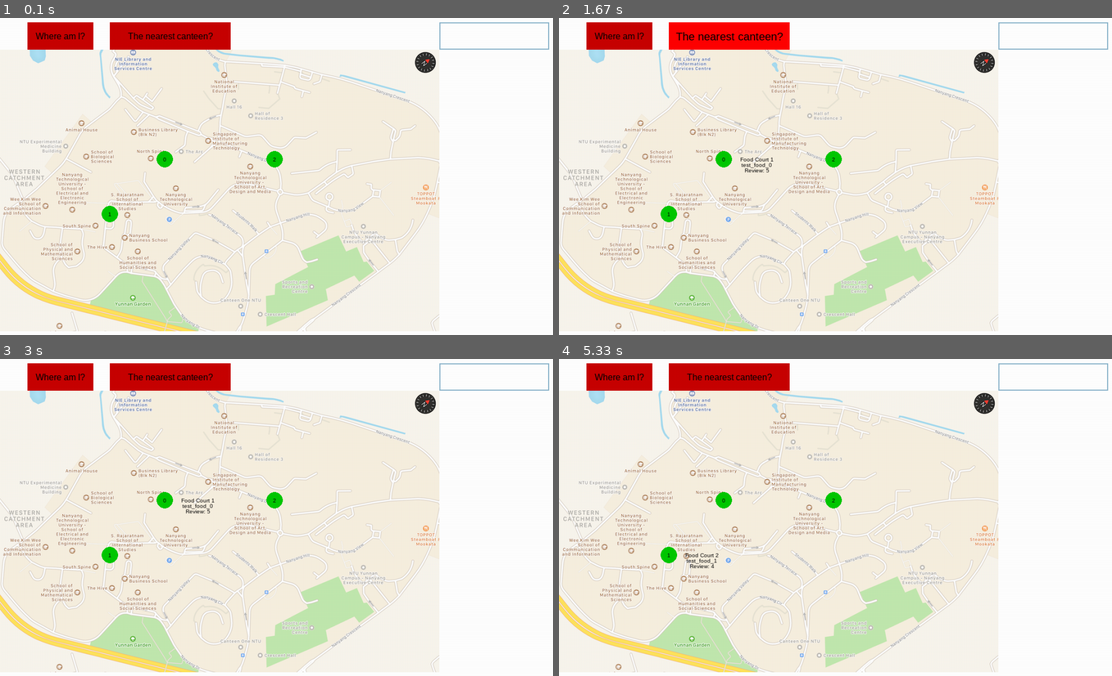
Above: before the commit, frames 1-4 (two rows, left to right).
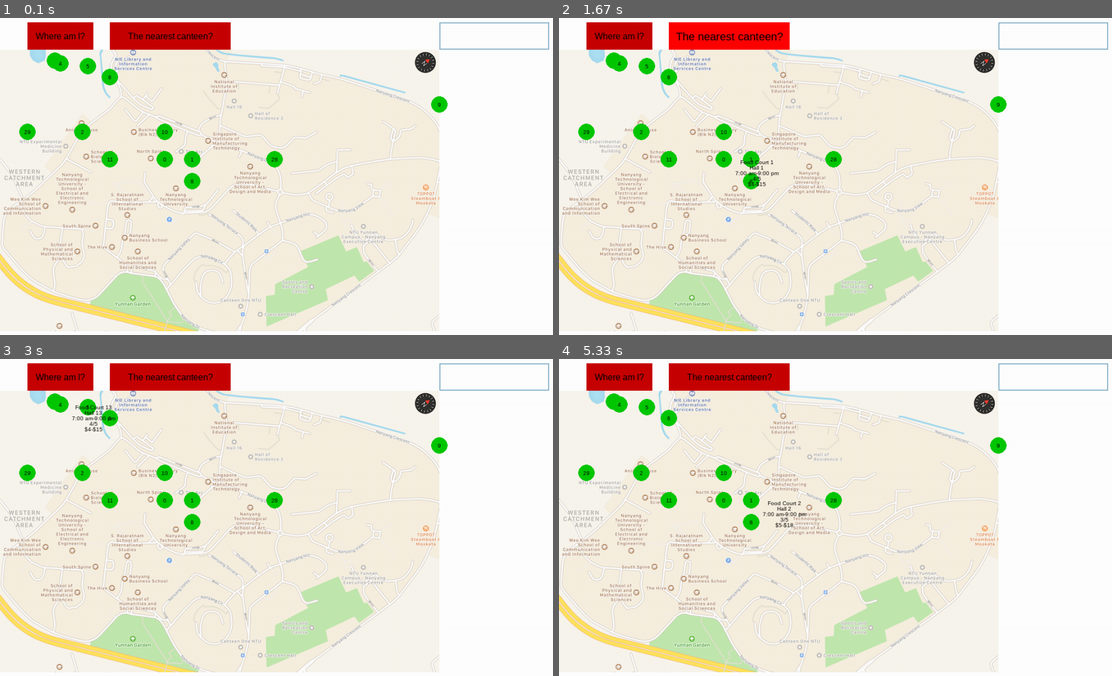
Above: after the commit, the same moments.

Repository: flint-xf-fan/CZ1003
Game: pygame game, started from app.py
Two runs of this game, one before a commit and one after it. Both use one fixed random seed, a clock stepped at 60 frames per second and the inputs below.
Inputs (mouse positions are in pixels of both pictures, inside the frame that each line leads up to):
- Up to frame 1 (0.1 s): no input
- Up to frame 2 (1.67 s): click "0" at 0.38 s; click "Where am I?" at 0.72 s; click (664, 132) at 1.05 s; click (691, 46) at 1.38 s
- Up to frame 3 (3 s): click (293, 400) at 1.72 s; click (55, 400) at 2.05 s, where only the run after the commit has a clickable "3"; click (492, 378) at 2.38 s; click (199, 450) at 2.72 s
- Up to frame 4 (5.33 s): click (647, 406) at 3.55 s, where only the run after the commit has a clickable "5"; click "The nearest canteen?" at 3.88 s; click (675, 457) at 4.22 s; click "1" at 5.05 s

The runs differ from the first frame. In frame 1, 1.5% of the frame differs, in the area x 3-82%, y 10-65%; in frame 2, 1.6%; in frame 3, 1.7%; in frame 4, 1.8%, in the area x 3-82%, y 10-67%.

Commit message:
modified class definition for Brenda's csv file

Diff:
--- a/app.py
+++ b/app.py
@@ -90,9 +90,12 @@
     for _, row in df.iterrows():
         canteens_list.append(Canteen(row['id'],
                                      row['name'],
+                                     row['location'],
                                      (row['pos_x'], row['pos_y']),
-                                     row['food_type'],
-                                     row['review']))
+                                     row['food_types'],
+                                     row['opening_closing_times'],
+                                     row['rating'],
+                                     row['price_range']))
 
     return canteens_list
 
@@ -114,7 +117,6 @@
 
     for i in range(len(canteens_list)):
         pos = canteens_list[i].pos
-        name = canteens_list[i].name
         canteen_id = str(canteens_list[i].id)
 
         canteenButton_list.append(pygame.Rect(pos[0]-radius, pos[1]-radius, radius*2, radius*2))
@@ -205,7 +207,7 @@
                             # canteen_pos_temp = canteens_list[i].pos
                             # draw the information about the cateen near it
                             canteen_pressed_id = i
-                            canteen_pressed_time = 5
+                            canteen_pressed_time = 3
                             print(canteens_list[i].name)
                             # draw_text(screen, (canteen_pos_temp[0]+20, canteen_pos_temp[1]), canteen_name_temp, 10, BLACK)
 
@@ -230,16 +232,20 @@
         ### show canteens information after user clicked the button/circle
         if 'canteen_pressed_id' in locals():
             id_temp = canteen_pressed_id
-            canteen_name_temp = canteens_list[id_temp].name
-            canteen_food_temp = canteens_list[id_temp].food_type
-            canteen_review_temp = "Review: " + str(canteens_list[id_temp].review)
+
             canteen_pos_temp = canteens_list[id_temp].pos
-            draw_text(screen, (canteen_pos_temp[0]+60, canteen_pos_temp[1]), canteen_name_temp, 10, BLACK)
-            draw_text(screen, (canteen_pos_temp[0]+60, canteen_pos_temp[1]+10), canteen_food_temp, 10, BLACK)
-            draw_text(screen, (canteen_pos_temp[0]+60, canteen_pos_temp[1]+20), canteen_review_temp, 10, BLACK)
+            line_space = 5
+            for attr, value in canteens_list[id_temp].__dict__.items():
+                # print(attr)
+                if not attr in ['id', 'pos', 'food_types']: # no data for food_types yet
+                    draw_text(screen,
+                            (canteen_pos_temp[0]+60, canteen_pos_temp[1]+line_space),
+                            value,
+                            10, BLACK)
+                    line_space += 10
 
             canteen_pressed_time -= dt
-            # wait for 5s
+            # wait for 3s
             if canteen_pressed_time <= 0:
                 del canteen_pressed_id
 
--- a/assets/canteens.csv
+++ b/assets/canteens.csv
@@ -1,4 +1,31 @@
-id,name,pos_x,pos_y,food_type,review
-0,Food Court 1,300,300,test_food_0,5
-1,Food Court 2,200,400,test_food_1,4
-2,TEST,500,300,test,2
+id,name,location,pos_x,pos_y,opening_closing_times,rating,price_range,food_types
+0,Food Court 1,Hall 1,300,300,7:00 am-9:00 pm,4/5,$4-$15
+1,Food Court 2,Hall 2,350,300,7:00 am-9:00 pm,3/5,$5-$18
+2,Food Court 9,Hall 9,150,250,7:00 am-9:00 pm,4/5,$4-$15
+3,Food Court 11,Hall 11,100,120,7:00 am-9:00 pm,4/5,$4-$15
+4,Food Court 13,Hall 13,110,125,7:00 am-9:00 pm,4/5,$4-$15
+5,Food Court 14,Hall 14,160,130,7:00 am-9:00 pm,4/5,$4-$15
+6,Food Court 16,Hall 16,200,150,7:00 am-9:00 pm,4/5,$4-$15
+7,Amanda Kitchen,North Hill Precinct,800,200,12:00 pm-10:30 pm,4.5/5,$10-$25
+8,Foodgle Food Court,Nanyang Cresent,350,340,7:00 am-9:00 pm,3/5,$8-$18
+9,North Hill Food Court,North Hill Precinct,800,200,7:00 am-9:00 pm,4/5,$4-$15
+10,Pioneer Food Court,Pioneer Hall,300,250,7:00 am-9:00 pm,4/5,$4-$15
+11,Quad Cafe,School of Biological Sciences,200,300,7:00 am-9:00 pm,3.5/5,$5-$10
+12,Bakery Cuisine,North Spine Plaza,500,300,7:00 am-9:00 pm,4.2/5,$2-$5
+13,Each-A-Cup,North Spine Plaza,500,300,9:00 am-9:00 pm,4.7/5,$2-$5
+14,Grande Cibo,North Spine Plaza,500,300,11:00 am-8:00 pm,4/5,$7-$20
+15,KFC,North Spine Plaza,500,300,7:30 am-10:30 pm,4.6/5,$5-$15
+16,Long John Silver's,North Spine Plaza,500,300,7:30 am-10:00 pm,3.9/5,$5-$10
+17,McDonald's,North Spine Plaza,500,300,7:00 am-12:00 am,4.8/5,$5-$20
+18,Mr Bean,North Spine Plaza,500,300,7:30 am- 8:30 pm,4/5,$3-$7
+19,North Spine Food Court,North Spine Plaza,500,300,7:00 am-9:00 pm,4/5,$4-$15
+20,Paik Bibim,North Spine Plaza,500,300,10:00 am-9:00pm,4.9/5,$5-$18
+21,Peach Garden Chinese Restaurant,North Spine Plaza,500,300,11:00 am-2:30 pm and 5:00 pm-10:00 pm,4.3/5,$20-$50
+22,PEN & INC,North Spine Plaza,500,300,11:00 am-11:00 pm,4/5,$5-$10
+23,Pizza Hut Express,North Spine Plaza,500,300,11:00 am-10:00 pm,4.5/5,$5-$9
+24,StarBucks Coffee,North Spine Plaza,500,300,7:00 am-10:00 pm,4.8/5,$4-$10
+25,Subway,North Spine Plaza,500,300,8:00 am-9:00 pm,4.6/5,&5-$15
+26,The House Steam Boat Restaurant,North Spine Plaza,500,300,9:00 am-9:00 pm,4.4/5,$6-$20
+27,The Sandwich Guys,North Spine Plaza,500,300,10:00 am-8:00 pm,4.6/5,$4-$8
+28,The Soup Spoon Union,North Spine Plaza,500,300,11:00 am-9:00 pm,4.2/5,$3-$12
+29,Koufu,South Spine,50,250,7:00 am-9:00 pm,4.1/5,$4-$15
--- a/canteen_class.py
+++ b/canteen_class.py
@@ -1,12 +1,15 @@
 import pygame as pg
 pg.init()
 class Canteen(object):
-    def __init__(self, id, name, pos, food_type, review):
+    def __init__(self, id, name, location, pos, food_types, opening_closing_times, rating, price_range):
         self.id = id
         self.name = name
+        self.location = location
         self.pos = pos
-        self.food_type = food_type
-        self.review = review
+        self.food_types = food_types
+        self.opening_closing_times = opening_closing_times
+        self.rating = rating
+        self.price_range = price_range
         # more attributes to fill in
 
 COLOR_INACTIVE = pg.Color('lightskyblue3')
Not shown, changed: .gitignore
